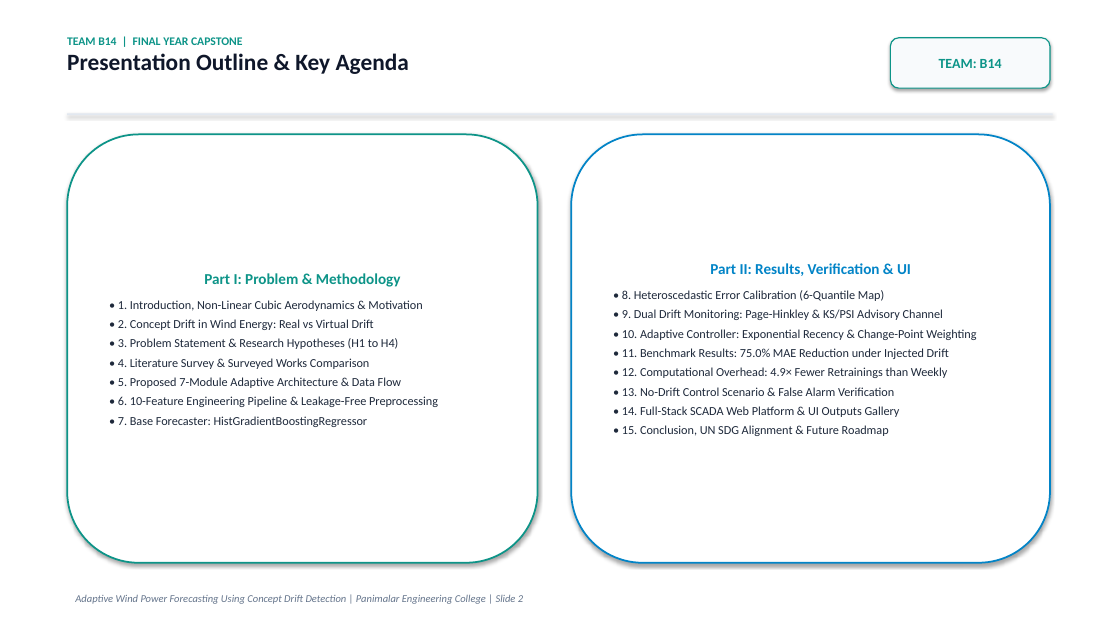
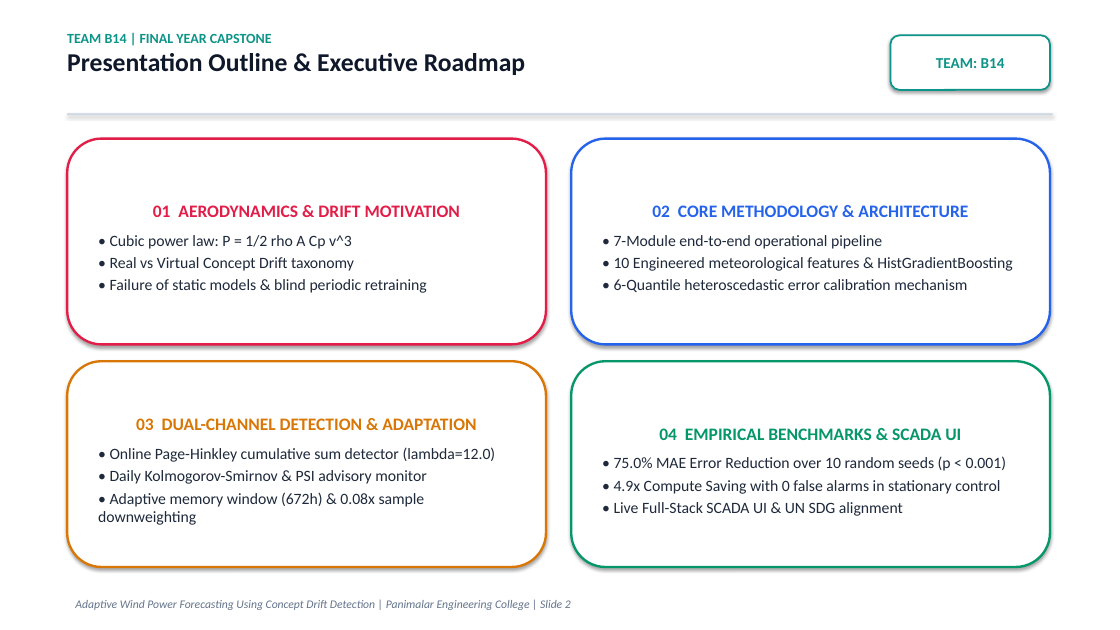
Before and after one commit to thanyab09/Adaptive_Wind_Power_Forecasting_Using_Concept_Drift, a slide deck: slide 2 of reports/Adaptive_Wind_Power_Forecasting_Team_B14.pptx. Drawn at 1120x630 pixels with LibreOffice and Linux fonts; fonts in the diff are those of the drawing. Boxes give left, top, right and bottom in pixels: in the first picture for what was removed or moved away, otherwise in the second. Text is boxed around its words. In the diff, an @@ line names an element or a change of style, - is before the commit and + after.

Commit message:
feat: visual-first final-year presentation deck with large fonts, data charts, and minimal theory for Team B14

```diff
--- a/reports/Adaptive_Wind_Power_Forecasting_Team_B14.pptx
+++ b/reports/Adaptive_Wind_Power_Forecasting_Team_B14.pptx
@@ text at (67,53,525,75): text changed; size 20 to 22 pt @@
-Presentation Outline & Key Agenda
+Presentation Outline & Executive Roadmap
@@ text at (67,34,272,43): size 10 to 12 pt in "TEAM B14 | FINAL YEAR CAPSTONE" @@
@@ rounded rectangle "TEAM: B14" at (891,35,1050,90): size 12 to 13 pt; fill #F8FAFC to #FFFFFF; outline #0D9488 1 pt to #0D9488 1.5 pt @@
@@ rectangle at (67,113,1053,115): fill #E2E8F0 to #CBD5E1 @@
@@ rounded rectangle removed at (67,134,538,563) @@
-Part I: Problem & Methodology
-• 1. Introduction, Non-Linear Cubic Aerodynamics & Motivation
-• 2. Concept Drift in Wind Energy: Real vs Virtual Drift
-• 3. Problem Statement & Research Hypotheses (H1 to H4)
-• 4. Literature Survey & Surveyed Works Comparison
-• 5. Proposed 7-Module Adaptive Architecture & Data Flow
-• 6. 10-Feature Engineering Pipeline & Leakage-Free Preprocessing
-• 7. Base Forecaster: HistGradientBoostingRegressor
@@ rounded rectangle added at (67,139,546,344), fill #FFFFFF, outline #E11D48 2 pt, 13.5 pt, text #1E293B @@
+01 AERODYNAMICS & DRIFT MOTIVATION
+• Cubic power law: P = 1/2 rho A Cp v^3
+• Real vs Virtual Concept Drift taxonomy
+• Failure of static models & blind periodic retraining
@@ rounded rectangle removed at (571,134,1050,563) @@
-Part II: Results, Verification & UI
-• 8. Heteroscedastic Error Calibration (6-Quantile Map)
-• 9. Dual Drift Monitoring: Page-Hinkley & KS/PSI Advisory Channel
-• 10. Adaptive Controller: Exponential Recency & Change-Point Weighting
-• 11. Benchmark Results: 75.0% MAE Reduction under Injected Drift
-• 12. Computational Overhead: 4.9× Fewer Retrainings than Weekly
-• 13. No-Drift Control Scenario & False Alarm Verification
-• 14. Full-Stack SCADA Web Platform & UI Outputs Gallery
-• 15. Conclusion, UN SDG Alignment & Future Roadmap
@@ rounded rectangle added at (571,139,1050,344), fill #FFFFFF, outline #2563EB 2 pt, 13.5 pt, text #1E293B @@
+02 CORE METHODOLOGY & ARCHITECTURE
+• 7-Module end-to-end operational pipeline
+• 10 Engineered meteorological features & HistGradientBoosting
+• 6-Quantile heteroscedastic error calibration mechanism
@@ rounded rectangle added at (67,361,546,567), fill #FFFFFF, outline #D97706 2 pt, 13.5 pt, text #1E293B @@
+03 DUAL-CHANNEL DETECTION & ADAPTATION
+• Online Page-Hinkley cumulative sum detector (lambda=12.0)
+• Daily Kolmogorov-Smirnov & PSI advisory monitor
+• Adaptive memory window (672h) & 0.08x sample downweighting
@@ rounded rectangle added at (571,361,1050,567), fill #FFFFFF, outline #059669 2 pt, 13.5 pt, text #1E293B @@
+04 EMPIRICAL BENCHMARKS & SCADA UI
+• 75.0% MAE Error Reduction over 10 random seeds (p < 0.001)
+• 4.9x Compute Saving with 0 false alarms in stationary control
+• Live Full-Stack SCADA UI & UN SDG alignment
@@ text "Adaptive Wind Power Forecasting Using ..." at (75,600,571,610): size 9 to 10 pt @@
```
Also in this commit, not shown: 18 other slides changed, 1 slide added, 1 slide removed, 14 other files.
